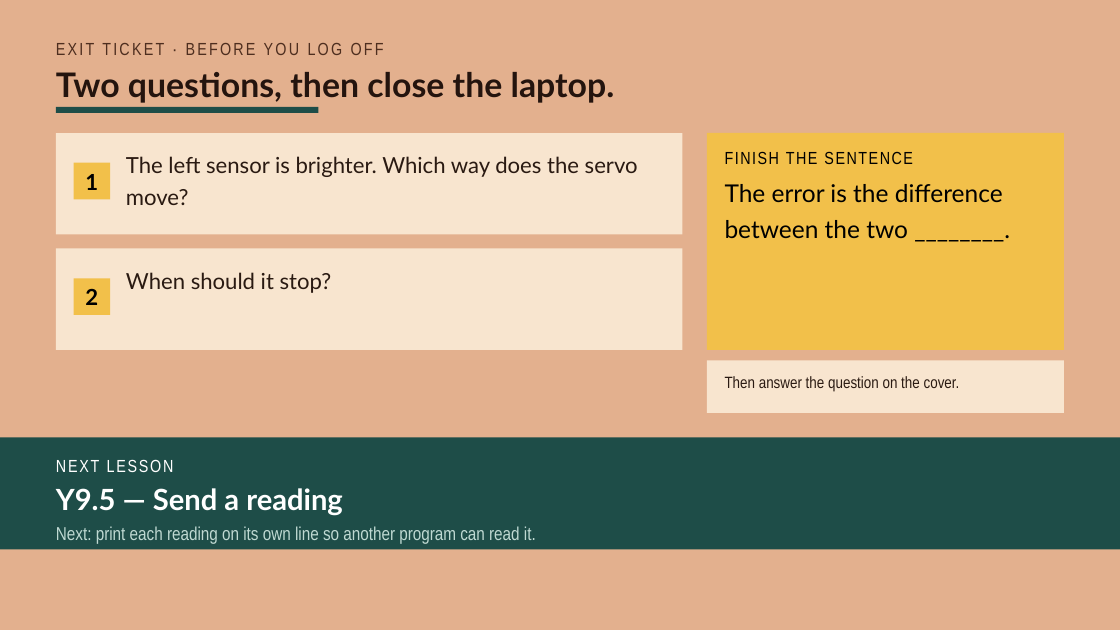
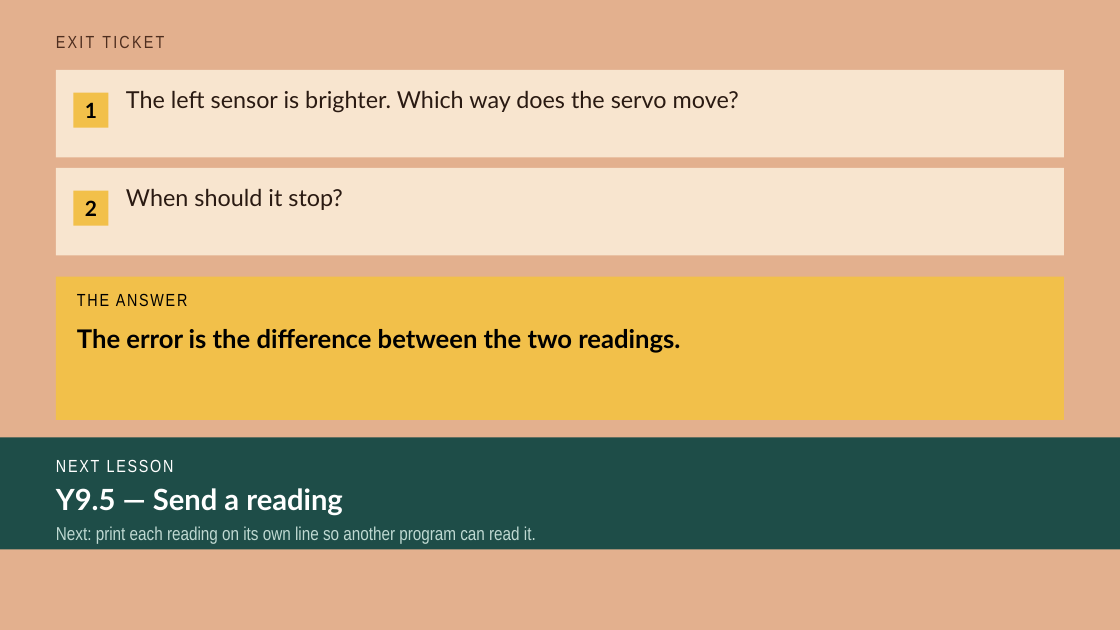
Before and after one commit to beatsaway/luacslides, a slide deck: slide 12 of v2027/Y9-4-A-system-that-corrects-itself.pptx. Drawn at 1120x630 pixels with LibreOffice and Linux fonts; fonts in the diff are those of the drawing. Boxes give left, top, right and bottom in pixels: in the first picture for what was removed or moved away, otherwise in the second. Text is boxed around its words. In the diff, an @@ line names an element or a change of style, - is before the commit and + after.

```diff
--- a/v2027/Y9-4-A-system-that-corrects-itself.pptx
+++ b/v2027/Y9-4-A-system-that-corrects-itself.pptx
@@ text at box(56, 36, 164, 48): text changed @@
-EXIT TICKET · BEFORE YOU LOG OFF
+EXIT TICKET
@@ text removed at box(56, 72, 615, 103) @@
-Two questions, then close the laptop.
@@ rectangle added at box(56, 70, 1065, 157), fill #F8E5CF @@
@@ text "The left sensor is brighter. ...": place and size @@
-text "The left sensor is brighter. ..." at box(126, 156, 638, 205)
+text "The left sensor is brighter. ..." at box(126, 91, 739, 113)
@@ text "The left sensor is brighter. ..." at box(126, 91, 739, 113): size 19 to 20 pt @@
@@ rectangle removed at box(56, 107, 318, 113) @@
@@ text "1": place and size @@
-text "1" at box(85, 174, 98, 190)
+text "1" at box(85, 102, 97, 118)
@@ text "1" at box(85, 102, 97, 118): size 19 to 18 pt @@
@@ rectangle: place and size @@
-rectangle at box(74, 278, 111, 315)
+rectangle at box(74, 92, 109, 128)
@@ rectangle removed at box(707, 133, 1065, 350) @@
@@ rectangle: place and size @@
-rectangle at box(56, 133, 683, 234)
+rectangle at box(56, 168, 1065, 255)
@@ text "When should it stop?" at box(126, 189, 342, 210): size 19 to 20 pt @@
@@ text "When should it stop?": place and size @@
-text "When should it stop?" at box(126, 272, 332, 293)
+text "When should it stop?" at box(126, 189, 342, 210)
@@ text removed at box(725, 151, 913, 164) @@
-FINISH THE SENTENCE
@@ text "2" at box(85, 200, 97, 216): size 19 to 18 pt @@
@@ text "2": place and size @@
-text "2" at box(85, 289, 98, 305)
+text "2" at box(85, 200, 97, 216)
@@ rectangle: place and size @@
-rectangle at box(74, 163, 111, 200)
+rectangle at box(74, 191, 109, 226)
@@ rectangle removed at box(56, 249, 683, 350) @@
@@ rectangle added at box(56, 276, 1065, 420), fill #F2C04A @@
@@ text added at box(77, 294, 109, 306), 15 pt, text #000000 @@
+THE ANSWER
@@ text at box(77, 329, 680, 353): text changed; size 21 to 22 pt; bold on @@
-The error is the difference between the two ________.
+The error is the difference between the two readings.
@@ rectangle removed at box(707, 360, 1065, 413) @@
@@ text removed at box(725, 376, 960, 391) @@
-Then answer the question on the cover.
```
Also in this commit, not shown: 32 other files.
